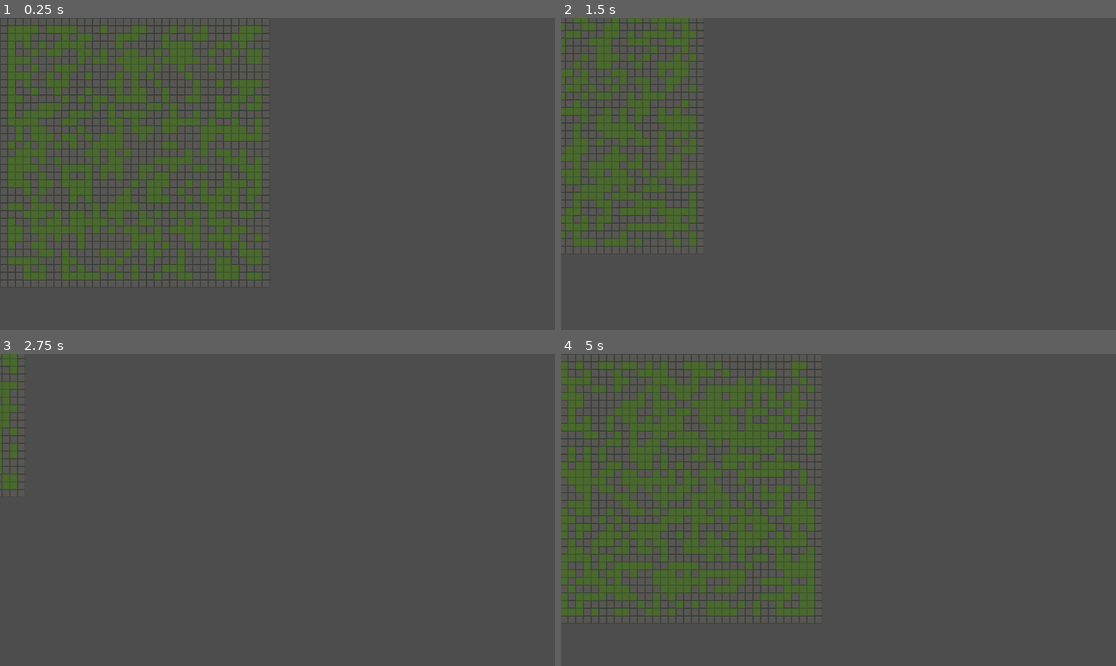
Above: before the commit, frames 1-4 (two rows, left to right).
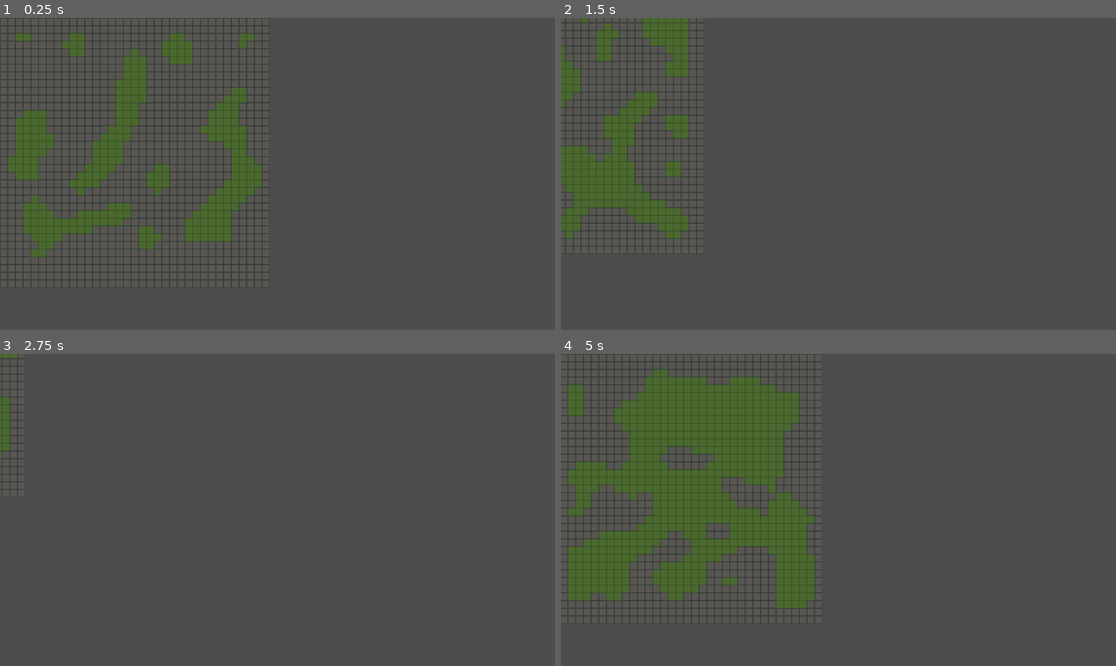
Above: after the commit, the same moments.

Repository: Roi-Eshuk/Godot_Generador_Cuevas
Game: Godot game, scene res://generador.tscn
The game is run twice, just before and just after one commit, with the same random seed, the same clock (stepped at 60 frames per second) and the same inputs.
Inputs:
- Up to frame 1 (0.25 s): no input
- Up to frame 2 (1.5 s): tap Enter (ui_accept) at 0.5, 1.35 s; hold Right (ui_right) 0.53-1.28 s; hold Enter (ui_accept) 0.53-1.28 s; hold Down (ui_down) from 1.28 s (still down)
- Up to frame 3 (2.75 s): tap Enter (ui_accept) at 1.52, 1.82 s; release Down (ui_down) at 2.03 s; hold Right (ui_right) from 2.03 s (still down); hold Enter (ui_accept) from 2.03 s (still down)
- Up to frame 4 (5 s): release Right (ui_right) at 2.78 s; release Enter (ui_accept) at 2.78 s; hold Up (ui_up) 2.78-3.53 s; tap Enter (ui_accept) at 2.85, 3.02, 3.32, 4.35, 4.52, 4.82 s; hold Enter (ui_accept) 3.53-4.28 s; hold Left (ui_left) from 3.53 s (still down)

The runs differ from the first frame. In frame 1, 12% of the frame differs, in the area x 1-48%, y 2-84%; in frame 2, 5.4%; in frame 3, 0.5%; in frame 4, 12%.

Commit message:
Alisar cuevas
- Se agregaron variables de alisado de cuevas

- Se agregó función alisar_cueva

- Se agregó función copiar_matriz

Diff:
--- a/generador.gd
+++ b/generador.gd
@@ -81,6 +81,10 @@
 	await esperar_teclado("Llenar cueva.")
 	llenar_cueva(cueva)
 
+	for a in cantidad_alisado:
+		await esperar_teclado("Alisar cueva: " + str(a + 1))
+		alisar_cueva()
+
 	dibujar_cueva(cueva)
 
 	await esperar_teclado("¡Cueva terminada! Preseiona ENTER para empezar de nuevo.")
@@ -110,6 +114,25 @@
 				vaciar = dado.randi_range(0, 100)
 				matriz[x][y] = vacio if vaciar > densidad else lleno
 
+func alisar_cueva() -> void:
+	copiar_matriz(cueva, pivote)
+	var ocupadas: int = 0
+	for x in range(1,ancho-1):
+		for y in range(1,alto-1):
+			ocupadas = 0
+			for vx in range(x-1,x+2):
+				for vy in range(y-1,y+2):
+					if vx != x or vy != y:
+						ocupadas += cueva[vx][vy]
+
+			if pivote[x][y] == vacio and ocupadas > umbral_ocupar:
+				pivote[x][y] = lleno
+
+			if pivote[x][y] == lleno and ocupadas < umbral_vaciar:
+				pivote[x][y] = vacio
+
+	copiar_matriz(pivote, cueva)
+
 #endregion - Funciones de proceso
 
 #region - Funciones subordinadas y de apoyo
@@ -135,7 +158,16 @@
 			dado.seed = semilla.to_int()
 		else:
 			dado.seed = hash(semilla)
+		if OS.is_debug_build() and modo_revision:
+			print("Semilla:", semilla)
 	else:
 		dado.randomize()
+		if OS.is_debug_build() and modo_revision:
+			print("Semilla:", dado.seed)
+
+func copiar_matriz(origen: = cueva, destino: = pivote) -> void:
+	for x in range(ancho):
+		for y in range(alto):
+			destino[x][y] = origen[x][y]
 
 #endregion - Funciones subordinadas y de apoyo
